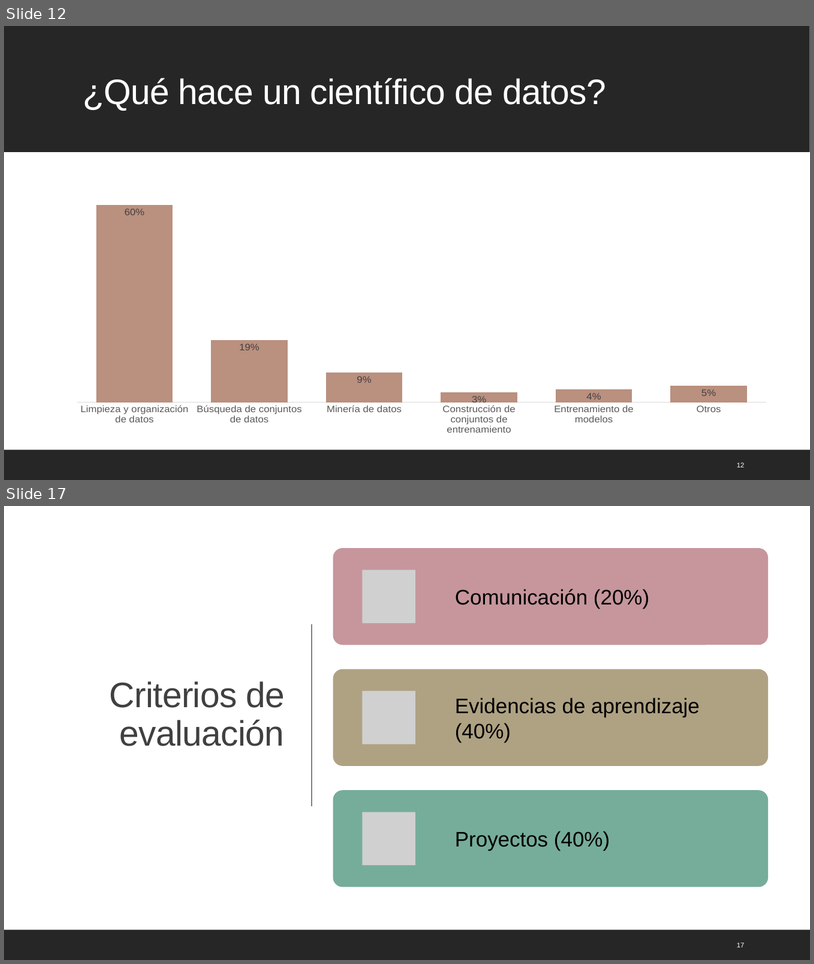
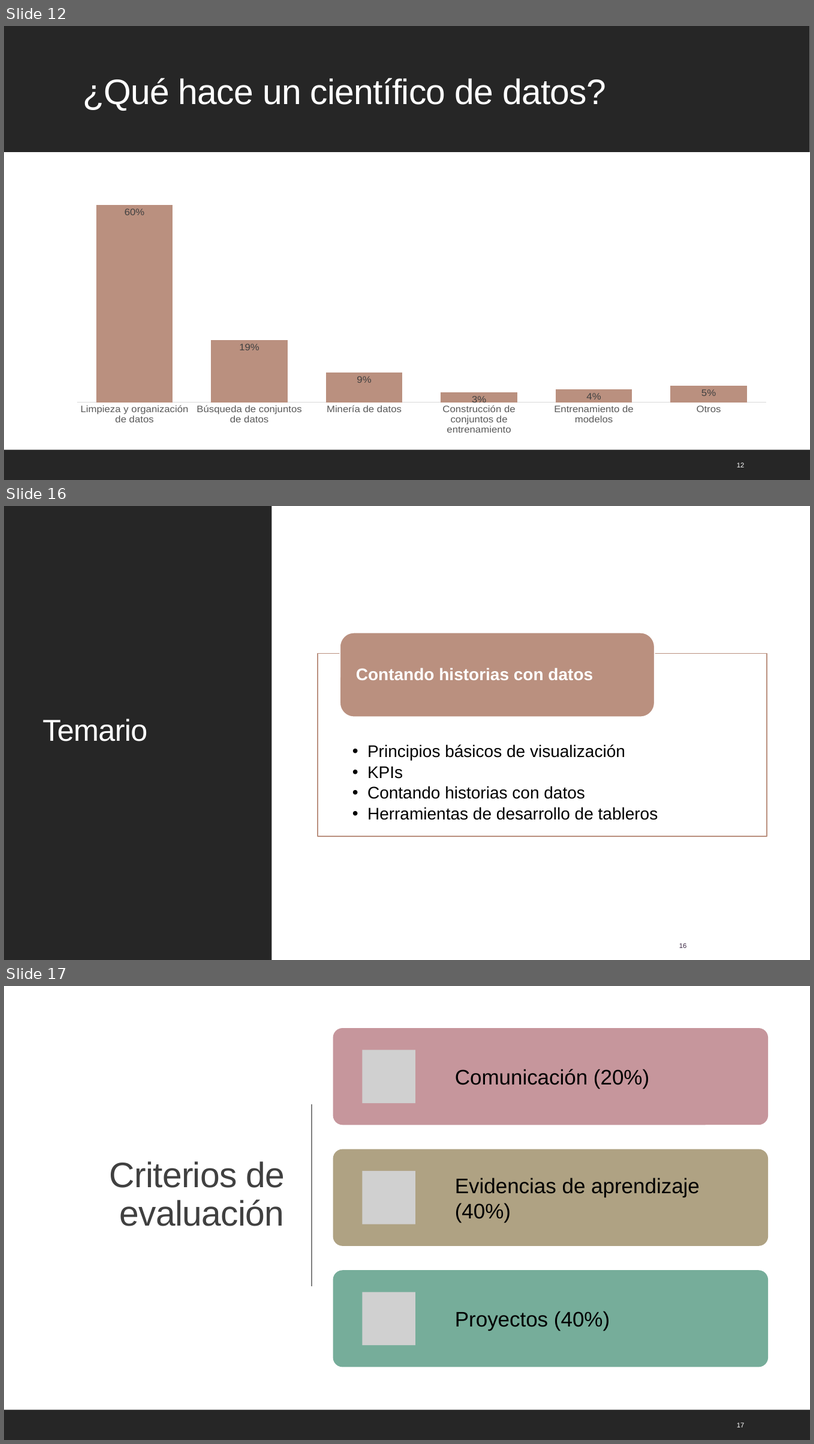
Before and after one commit to mcd-unison/ing-caract, a slide deck: slides/inicial.pptx. Shown one above the other, each under a label of ours: slides 12 and 17 before the commit, slides 12, 16 and 17 after it; the slides between them are not shown. The pictures are 814x964 and 814x1444 pixels, drawn with LibreOffice and Linux fonts; fonts in the diff are those of the drawing; grey boxes stand for pictures. Boxes give left, top, right and bottom in pixels: in the first picture for what was removed or moved away, otherwise in the second. Text is boxed around its words. In the diff, an @@ line names an element or a change of style, - is before the commit and + after.

```diff
--- a/slides/inicial.pptx
+++ b/slides/inicial.pptx
@@ slide 16 added at box(4, 506, 810, 960), background #FFFFFF @@
@@ rectangle added at box(4, 506, 272, 960), fill #262626 @@
@@ rectangle added at box(5, 506, 810, 960), fill #FFFFFF @@
@@ group added at box(318, 633, 767, 837): 2 texts, 1 rectangle, 1 rounded rectangle @@
+  • Principios básicos de visualización
+  • KPIs
+  • Contando historias con datos
+  • Herramientas de desarrollo de tableros
+Contando historias con datos
@@ title added at box(42, 718, 147, 741), 36 pt, text #FFFFFF @@
+Temario
@@ rectangle added at box(4, 930, 810, 960), fill #262626 @@
@@ page number added at box(680, 943, 687, 948), 8 pt, text #382441 @@
+16
```
Also in this commit, not shown: 3 slides changed, 1 slide removed, 4 other files.
